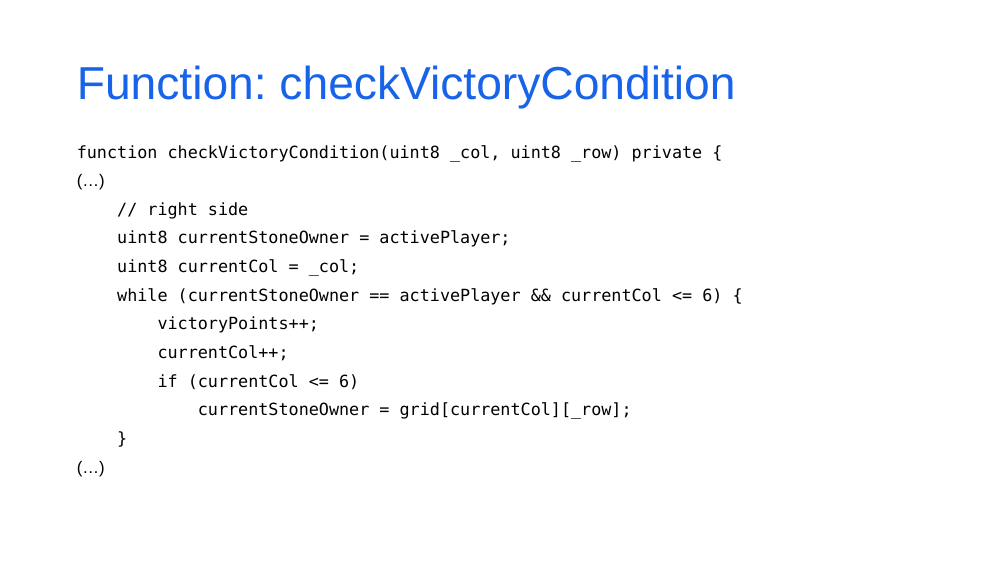
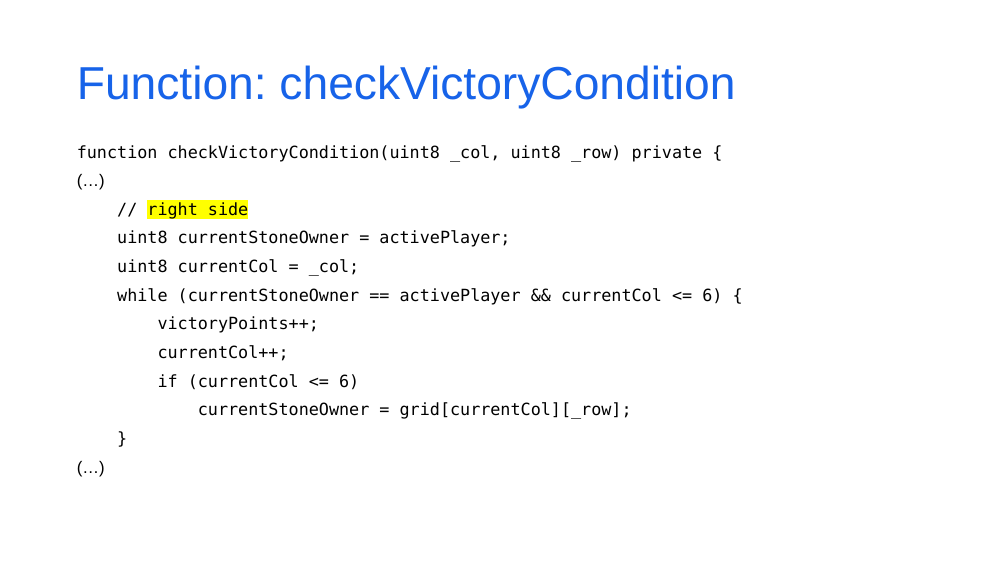
Before and after one commit to matnad/vierGewinntSC, a slide deck: slide 8 of presentation/nice fonts_jakob und joschi.pptx. Drawn at 1008x567 pixels with LibreOffice and Linux fonts; fonts in the diff are those of the drawing; background and template pictures are left out. Boxes give left, top, right and bottom in pixels: in the first picture for what was removed or moved away, otherwise in the second. Text is boxed around its words. In the diff, an @@ line names an element or a change of style, - is before the commit and + after.

```diff
--- a/presentation/nice fonts_jakob und joschi.pptx
+++ b/presentation/nice fonts_jakob und joschi.pptx
@@ text at [147,202,248,220]: highlight none to #FFFF00 in "right side" @@
```
Also in this commit, not shown: 4 other slides changed, 1 slide removed.
